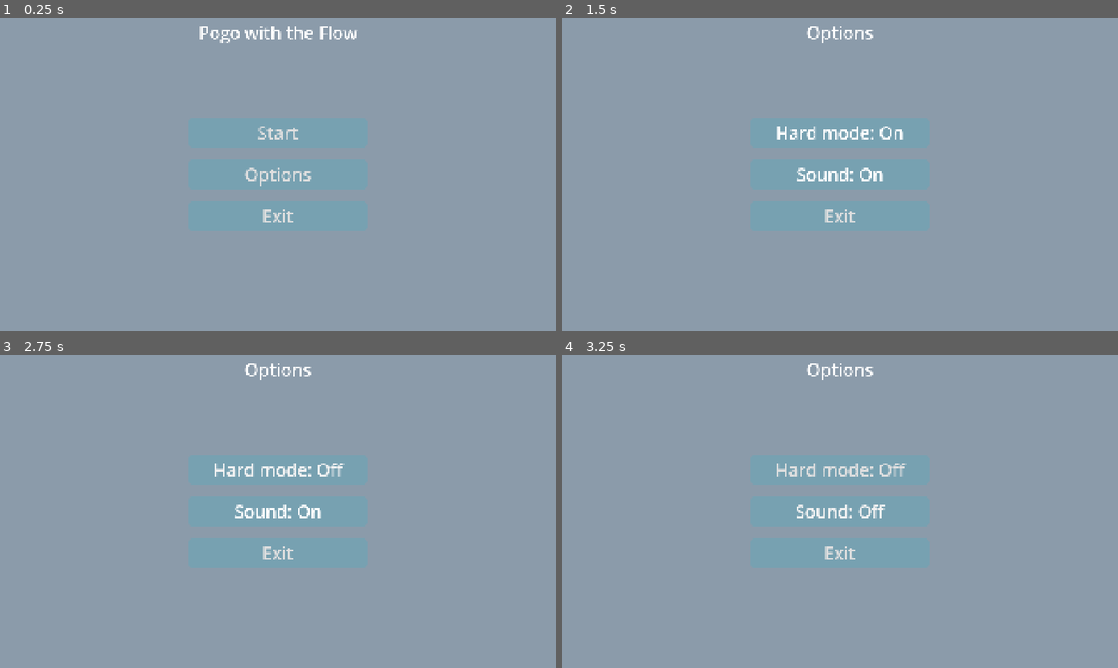
Above: before the commit, frames 1-4 (two rows, left to right).
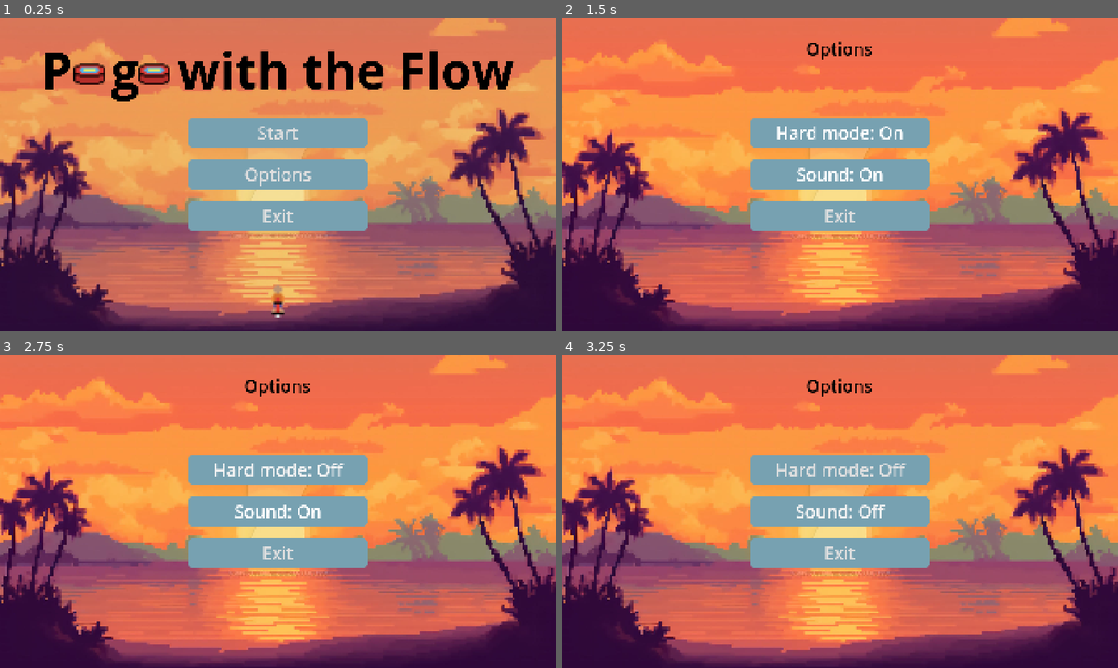
Above: after the commit, the same moments.

Repository: ScarletAkuma/game
Game: Godot game, scene res://Main menu.tscn
Two runs of this game, one before a commit and one after it. Both use one fixed random seed, a clock stepped at 60 frames per second and the inputs below.
Inputs:
- Up to frame 1 (0.25 s): no input
- Up to frame 2 (1.5 s): click "Options" at 0.5 s; click "Hard mode: Off" at 1.25 s
- Up to frame 3 (2.75 s): click "Hard mode: On" at 2 s
- Up to frame 4 (3.25 s): click "Sound: On" at 2.75 s

The runs differ from the first frame. In frame 1, 91% of the frame differs, in the area x 0-100%, y 0-100%; in frame 2, 91%; in frame 3, 91%; in frame 4, 91%.

Commit message:
final

Diff:
--- a/Main menu.tscn
+++ b/Main menu.tscn
@@ -1,9 +1,7 @@
 [gd_scene format=3 uid="uid://dt0hdm7txouw7"]
 
 [ext_resource type="Script" uid="uid://behx585h154v" path="res://main_menu.gd" id="1_7jlr6"]
-
-[sub_resource type="StyleBoxFlat" id="StyleBoxFlat_5ibl6"]
-bg_color = Color(0.54509807, 0.60784316, 0.6666667, 1)
+[ext_resource type="Texture2D" uid="uid://cofii6ggipbod" path="res://title.png" id="2_enwfr"]
 
 [sub_resource type="StyleBoxFlat" id="StyleBoxFlat_pbtgn"]
 bg_color = Color(0.4679991, 0.6301007, 0.69617444, 1)
@@ -21,14 +19,10 @@
 grow_vertical = 2
 script = ExtResource("1_7jlr6")
 
-[node name="Panel" type="Panel" parent="." unique_id=2056324782]
-layout_mode = 1
-anchors_preset = 15
-anchor_right = 1.0
-anchor_bottom = 1.0
-grow_horizontal = 2
-grow_vertical = 2
-theme_override_styles/panel = SubResource("StyleBoxFlat_5ibl6")
+[node name="Sprite2D" type="Sprite2D" parent="." unique_id=1785054796]
+position = Vector2(961, 543.4322)
+scale = Vector2(1.3979591, 1.4218482)
+texture = ExtResource("2_enwfr")
 
 [node name="VBoxContainer" type="VBoxContainer" parent="." unique_id=304804078]
 layout_mode = 1
@@ -96,20 +90,6 @@
 theme_override_styles/focus = SubResource("StyleBoxFlat_pbtgn")
 text = "Exit"
 
-[node name="Label" type="Label" parent="." unique_id=966751876]
-layout_mode = 1
-anchors_preset = 5
-anchor_left = 0.5
-anchor_right = 0.5
-offset_left = -254.0
-offset_right = 254.0
-offset_bottom = 101.0
-grow_horizontal = 2
-theme_override_font_sizes/font_size = 60
-text = "Pogo with the Flow"
-horizontal_alignment = 1
-vertical_alignment = 1
-
 [connection signal="pressed" from="VBoxContainer/Start" to="." method="_on_start_pressed"]
 [connection signal="pressed" from="VBoxContainer/Options" to="." method="_on_options_pressed"]
 [connection signal="pressed" from="VBoxContainer/Exit" to="." method="_on_exit_pressed"]
--- a/options.tscn
+++ b/options.tscn
@@ -1,9 +1,7 @@
 [gd_scene format=3 uid="uid://1mttmtasxhef"]
 
 [ext_resource type="Script" uid="uid://em0565hm784g" path="res://options.gd" id="1_5v8ap"]
-
-[sub_resource type="StyleBoxFlat" id="StyleBoxFlat_g3pqo"]
-bg_color = Color(0.54509807, 0.60784316, 0.6666667, 1)
+[ext_resource type="Texture2D" uid="uid://bqkdblk670oa7" path="res://sunset.jpg" id="2_se8ut"]
 
 [sub_resource type="StyleBoxFlat" id="StyleBoxFlat_5v8ap"]
 bg_color = Color(0.4679991, 0.6301007, 0.69617444, 1)
@@ -21,14 +19,10 @@
 grow_vertical = 2
 script = ExtResource("1_5v8ap")
 
-[node name="Panel" type="Panel" parent="." unique_id=1036459838]
-layout_mode = 1
-anchors_preset = 15
-anchor_right = 1.0
-anchor_bottom = 1.0
-grow_horizontal = 2
-grow_vertical = 2
-theme_override_styles/panel = SubResource("StyleBoxFlat_g3pqo")
+[node name="Sprite2D" type="Sprite2D" parent="." unique_id=1614279924]
+position = Vector2(960, 543)
+scale = Vector2(1, 1.0130111)
+texture = ExtResource("2_se8ut")
 
 [node name="VBoxContainer" type="VBoxContainer" parent="." unique_id=1675356898]
 layout_mode = 1
@@ -104,10 +98,12 @@
 anchors_preset = 5
 anchor_left = 0.5
 anchor_right = 0.5
-offset_left = -254.0
-offset_right = 254.0
-offset_bottom = 101.0
+offset_left = -256.0
+offset_top = 56.0
+offset_right = 252.0
+offset_bottom = 157.0
 grow_horizontal = 2
+theme_override_colors/font_color = Color(0, 0, 0, 1)
 theme_override_font_sizes/font_size = 60
 text = "Options"
 horizontal_alignment = 1
--- a/pause.tscn
+++ b/pause.tscn
@@ -1,9 +1,7 @@
 [gd_scene format=3 uid="uid://cd4fo7vhsxast"]
 
 [ext_resource type="Script" uid="uid://b2d78opf77h1t" path="res://pause.gd" id="1_45vjg"]
-
-[sub_resource type="StyleBoxFlat" id="StyleBoxFlat_g3pqo"]
-bg_color = Color(0.54509807, 0.60784316, 0.6666667, 1)
+[ext_resource type="Texture2D" uid="uid://bqkdblk670oa7" path="res://sunset.jpg" id="2_aq7p1"]
 
 [sub_resource type="StyleBoxFlat" id="StyleBoxFlat_5v8ap"]
 bg_color = Color(0.4679991, 0.6301007, 0.69617444, 1)
@@ -21,14 +19,10 @@
 grow_vertical = 2
 script = ExtResource("1_45vjg")
 
-[node name="Panel" type="Panel" parent="." unique_id=1036459838]
-layout_mode = 1
-anchors_preset = 15
-anchor_right = 1.0
-anchor_bottom = 1.0
-grow_horizontal = 2
-grow_vertical = 2
-theme_override_styles/panel = SubResource("StyleBoxFlat_g3pqo")
+[node name="Sprite2D" type="Sprite2D" parent="." unique_id=794395476]
+position = Vector2(960, 543)
+scale = Vector2(1, 1.0130111)
+texture = ExtResource("2_aq7p1")
 
 [node name="VBoxContainer" type="VBoxContainer" parent="." unique_id=1675356898]
 layout_mode = 1
@@ -101,10 +95,12 @@
 anchors_preset = 5
 anchor_left = 0.5
 anchor_right = 0.5
-offset_left = -254.0
-offset_right = 254.0
-offset_bottom = 101.0
+offset_left = -256.0
+offset_top = 80.0
+offset_right = 252.0
+offset_bottom = 181.0
 grow_horizontal = 2
+theme_override_colors/font_color = Color(0, 0, 0, 1)
 theme_override_font_sizes/font_size = 60
 text = "Paused"
 horizontal_alignment = 1
Binary file added: title.png
Not shown, added: title.png.import
